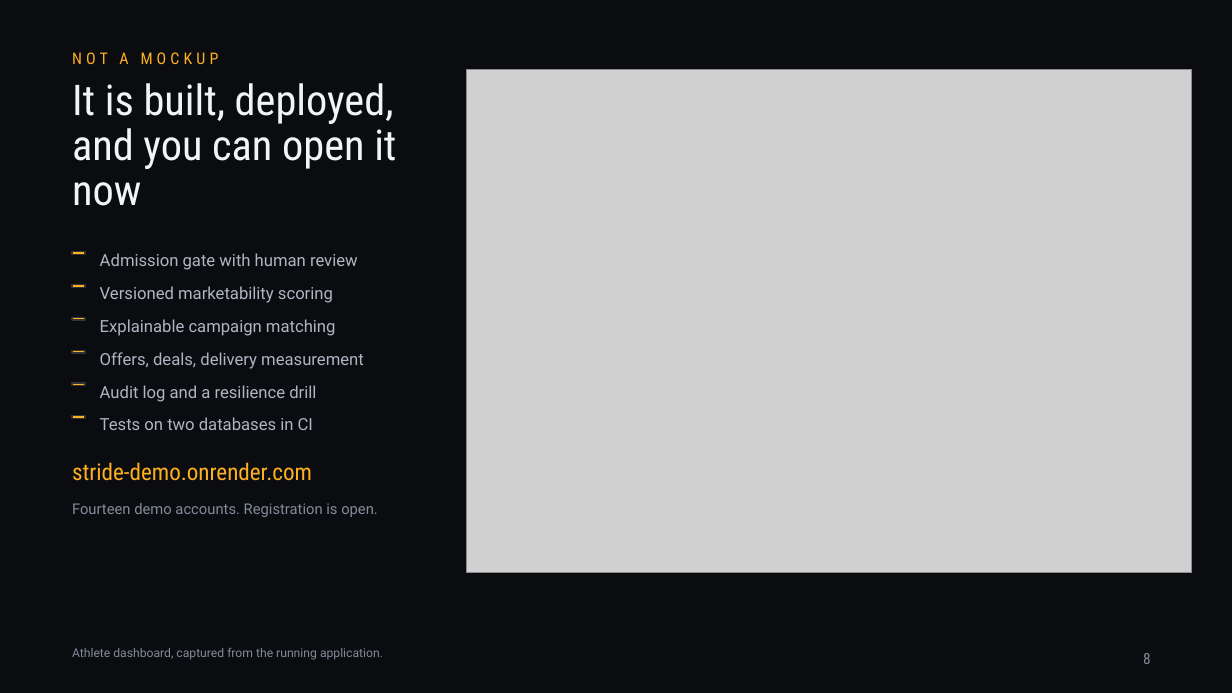
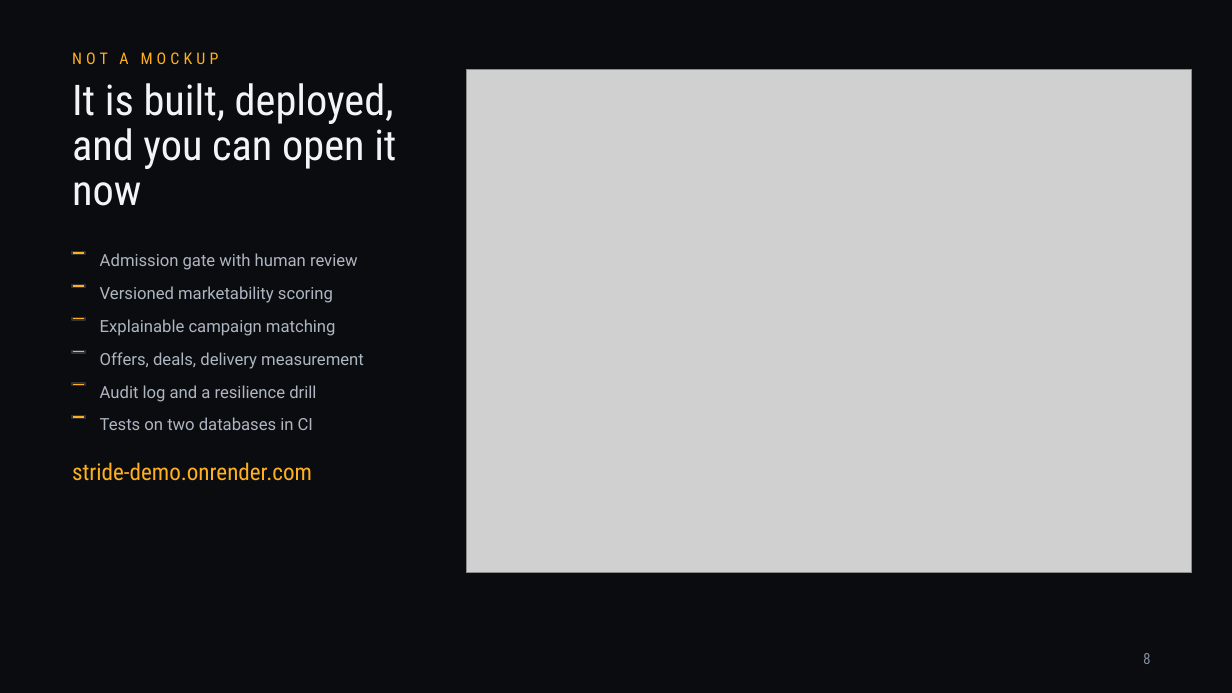
Before and after one commit to jadzoghaib/stride, a slide deck: slide 8 of deck/Stride_Pitch_Deck.pptx. Drawn at 1232x693 pixels with LibreOffice and Linux fonts; fonts in the diff are those of the drawing; grey boxes stand for pictures. Boxes give left, top, right and bottom in pixels: in the first picture for what was removed or moved away, otherwise in the second. Text is boxed around its words. In the diff, an @@ line names an element or a change of style, - is before the commit and + after.

```diff
--- a/deck/Stride_Pitch_Deck.pptx
+++ b/deck/Stride_Pitch_Deck.pptx
@@ text removed at [72, 503, 378, 517] @@
-Fourteen demo accounts. Registration is open.
@@ text removed at [72, 648, 383, 660] @@
-Athlete dashboard, captured from the running application.
```
Also in this commit, not shown: 10 other slides changed, 3 other files.
